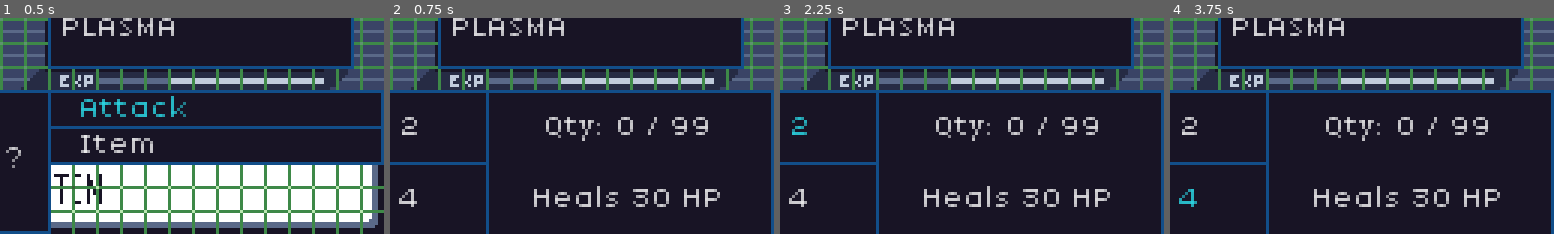
Above: before the commit, frames 1-4 (left to right).
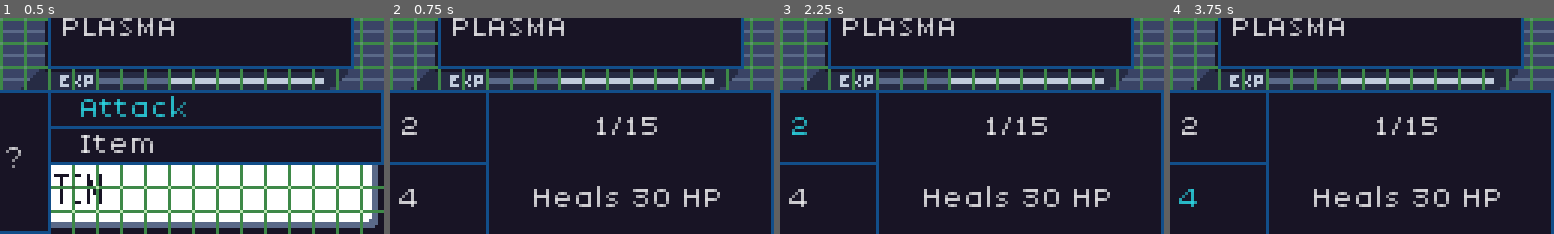
Above: after the commit, the same moments.

Repository: JakeTaussig/rpg-rougelike
Game: Godot game, scene res://scenes/battle.tscn
Same seed, same stepped clock (60 frames per second), same inputs: the game is played once before the commit and once after it.
Inputs:
- Up to frame 1 (0.5 s): no input
- Up to frame 2 (0.75 s): click "Item" at 0.5 s
- Up to frame 3 (2.25 s): click "HP Restore" at 1.25 s; click "Item 2" at 2 s
- Up to frame 4 (3.75 s): click "Item 3" at 2.75 s; click "Item 4" at 3.5 s
The pictures show only the part of the screen within x 50-100%, y 50-100%; the shares and areas given below are measured in that part.

Frame 1 is identical in both runs. In frame 2, 1.2% of the frame differs, in the area x 40-83%, y 45-57%; in frame 3, 1.2%; in frame 4, 1.2%.

Commit message:
fully support HP consumable

Diff:
--- a/scripts/backpack.gd
+++ b/scripts/backpack.gd
@@ -3,6 +3,15 @@
 # the Backpack contains all consumable items for a given battle participant.
 # The Player's Backpack is intended to be saved across multiple battles
 
+const HP_RESTORE_AMT = 30 # value in HP
 @export var hp_restore_qty = 0:
 	set(new_hp_restore_qty):
 		hp_restore_qty = min(99, new_hp_restore_qty)
+
+func consume_hp_restore(consumer: Monster):
+	if hp_restore_qty <= 0:
+		push_error("cannot heal with <=0 hp_restore_qty")
+		return false
+	hp_restore_qty -= 1
+	consumer.hp += HP_RESTORE_AMT
+	return true
--- a/scripts/states/SelectingAttack.gd
+++ b/scripts/states/SelectingAttack.gd
@@ -3,12 +3,24 @@
 var last_focused_move_index: int = 0
 
 func enter(messages: Array = []):
+	_init_move_buttons()
 	%Moves.visible = true
 	%MovesMenu.get_child(last_focused_move_index).grab_focus()
 	_render_moves()
 
 func exit():
 	%Moves.visible = false
+	for button: Button in %MovesMenu.get_children():
+		for dict in button.get_signal_connection_list("pressed"):
+			button.disconnect("pressed", dict.callable)
+		for dict in button.get_signal_connection_list("focus_entered"):
+			button.disconnect("focus_entered", dict.callable)
+		for dict in button.get_signal_connection_list("mouse_entered"):
+			button.disconnect("mouse_entered", dict.callable)
+
+func handle_input(event: InputEvent):
+	if event.is_action_pressed("ui_cancel"):
+		battle.transition_state_to(battle.STATE_SELECTING_ACTION)
 
 func _render_moves():
 	for i in %Player.selected_monster.moves.size():
@@ -28,15 +40,13 @@
 		battle.transition_state_to(
 			battle.STATE_ATTACK, [attackCommand])
 
-func _ready() -> void:
-	_init_move_buttons()
-
 # initialize move names and connect PP info display
 func _init_move_buttons():
 	for i in %Player.selected_monster.moves.size():
 		%MovesMenu.get_child(i).text = %Player.selected_monster.moves[i].move_name
 		%MovesMenu.get_child(i).focus_entered.connect(func(): _display_pp_info(i))
 		%MovesMenu.get_child(i).mouse_entered.connect(%MovesMenu.get_child(i).grab_focus)
+		%MovesMenu.get_child(i).pressed.connect(func(): _on_move_pressed(i))
 
 # callback used when a move is focused
 # displays the PP and type of the move in $"Moves/MovesInfo"
--- a/scripts/states/SelectingItem.gd
+++ b/scripts/states/SelectingItem.gd
@@ -1,16 +1,49 @@
 extends BaseState
 
-var last_focused_move_index = 0
+var last_focused_item_index = 0
 
 func enter(messages: Array = []):
 	%Items.visible = true
-	%ItemsMenu.get_child(last_focused_move_index).grab_focus()
-	_render_moves()
+	%ItemsMenu.get_child(last_focused_item_index).grab_focus()
+	_render_items()
 
 func exit():
-	%Moves.visible = false
+	%Items.visible = false
+	for button: Button in %ItemsMenu.get_children():
+		for dict in button.get_signal_connection_list("pressed"):
+			button.disconnect("pressed", dict.callable)
+		for dict in button.get_signal_connection_list("focus_entered"):
+			button.disconnect("focus_entered", dict.callable)
+		for dict in button.get_signal_connection_list("mouse_entered"):
+			button.disconnect("mouse_entered", dict.callable)
 
-func _render_moves():
+func handle_input(event: InputEvent):
+	if event.is_action_pressed("ui_cancel"):
+		battle.transition_state_to(battle.STATE_SELECTING_ACTION)
+
+func _render_items():
 	# placeholder implementation
 	%ItemsMenu.get_child(0).text = "HP Restore"
-	%ItemQtyInfo.text = "Qty: %d / 99" % %Player.backpack.hp_restore_qty
+	%ItemsMenu.get_child(0).focus_entered.connect(func(): _display_qty_info(0))
+	%ItemsMenu.get_child(0).mouse_entered.connect(%ItemsMenu.get_child(0).grab_focus)
+	%ItemsMenu.get_child(0).pressed.connect(func(): _on_item_pressed(0))
+
+	if %Player.backpack.hp_restore_qty <= 0:
+		%MovesMenu.get_child(0).set_theme_type_variation("DisabledButton")
+	else:
+		%MovesMenu.get_child(0).set_theme_type_variation("Button")
+
+# callback used when a item is focused
+# displays the PP and type of the item in $"items/ItemsInfo"
+func _display_qty_info(item_index: int) -> void:
+	last_focused_item_index = item_index
+
+	# HP restore
+	if item_index == 0:
+		%ItemQtyInfo.text = "Qty: %d / 99" % %Player.backpack.hp_restore_qty
+		%ItemTypeInfo.text = "Heals 30 HP"
+
+func _on_item_pressed(item_index: int) -> void:
+	if item_index == 0:
+		if %Player.backpack.consume_hp_restore(%Player.selected_monster):
+			battle.transition_state_to(battle.STATE_INFO, ["%s restored 30 HP" % %Player.selected_monster.character_name])
Not shown, changed: consumable-implementation-plan.org
